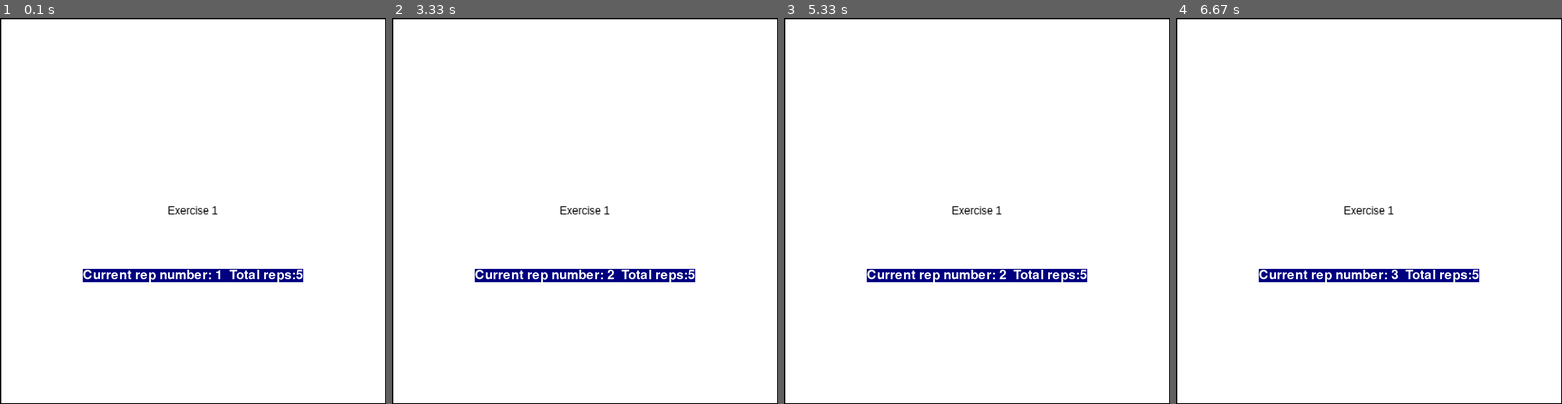
Above: before the commit, frames 1-4 (left to right).
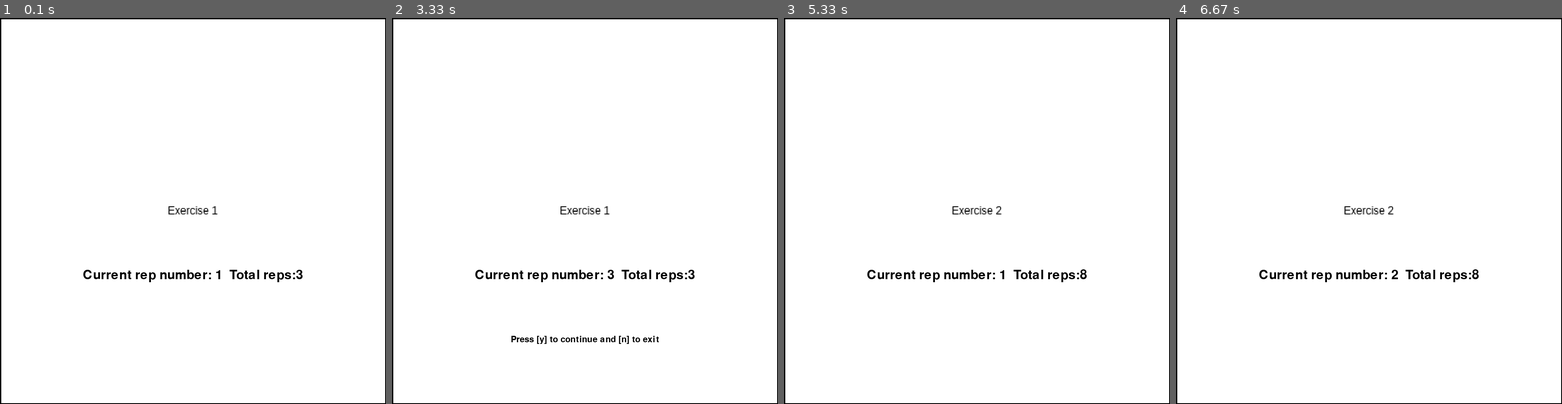
Above: after the commit, the same moments.

Repository: harveyrutland/HRI
Game: pygame game, started from pygameScript.py
Two runs of this game, one before a commit and one after it. Both use one fixed random seed, a clock stepped at 60 frames per second and the inputs below.
Inputs:
- Up to frame 1 (0.1 s): no input
- Up to frame 2 (3.33 s): no input
- Up to frame 3 (5.33 s): tap Y at 3.33, 5.13 s; tap Enter at 3.67 s
- Up to frame 4 (6.67 s): no input

The runs differ from the first frame. In frame 1, 2.0% of the frame differs, in the area x 21-79%, y 65-69%; in frame 2, 2.2%, in the area x 21-79%, y 65-85%; in frame 3, 2.0%; in frame 4, 2.0%.

Commit message:
continue and exit keys added

Diff:
--- a/pygameScript.py
+++ b/pygameScript.py
@@ -3,13 +3,14 @@
 import time
 import numpy as np
 import itertools
+from pygame.locals import *
 
 pygame.init()
 
 #variables
-white = (255, 255, 255)
+white = (0, 0, 0)
 green = (0, 255, 0)
-blue = (0, 0, 128)
+blue = (255, 255, 255)
 X = 900
 Y = 900
 display_surface = pygame.display.set_mode((X, Y))
@@ -33,7 +34,7 @@
 
 
 ex_dict = {
-    exercise1 : 5,
+    exercise1 : 3,
     exercise2 : 8,
     exercise3 : 40,
     exercise4 : 50,
@@ -45,19 +46,15 @@
     current_time = pygame.time.get_ticks()
     # print("cxurrent time %d" %current_time)
     # print("start time %d" %initiated_time)
-
-
-
     delta = current_time - initiated_time
     # print("time delta %d" %delta)
-    replist = np.arange(0, rep)
-    print("rep number %d" %rep)
-    if (delta) >= 3000 :
+    # print("rep number %d" %rep)
+    if (delta) >= 1500 :
 
         initiated_time = starttime_reset()
 
         new_count = count+1
-        print(rep)
+        # print(rep)
         if new_count > rep-1:
             keynum +=1
             count = 0
@@ -73,6 +70,40 @@
     return time
 
 
+def print_repCount():
+    string = 'Current rep number: {}  Total reps:{}'.format(count + 1, rep_count)
+    text = font.render(string, True, white, blue)
+    textRect = text.get_rect()
+    textRect.center = (X // 2, Y // 1.5)
+    display_surface.blit(text, textRect)
+
+def print_continue():
+    string = 'Press [y] to continue and [n] to exit'
+    font = pygame.font.Font('freesansbold.ttf', 20)
+    text = font.render(string, True, white, blue)
+    textRect = text.get_rect()
+    textRect.center = (X // 2, Y // 1.2)
+    display_surface.blit(text, textRect)
+    wait = 1
+    return wait
+
+
+
+
+
+def waiting(wait):
+    while True:
+        for event in pygame.event.get():
+            if event.type == pygame.QUIT:
+                quit()
+
+            elif event.type == pygame.KEYDOWN:
+                if event.key == pygame.K_y:
+                    wait = 0
+                    return
+                elif event.key == pygame.K_n:
+                    quit()
+
 
 
 
@@ -83,27 +114,39 @@
 pygame.display.set_caption('test routine')
 start_time = starttime_reset()
 count = 0
+wait = 0
 while True:
     pygame.display.update()
 
+    exercise = list(ex_dict.keys())[keynum]
 
-    # print(list(ex_dict.keys())[0])
-    exercise = list(ex_dict.keys())[keynum]
-    print("keynum is %d" %keynum)
+
+
+    if wait == 1:
+        wait = waiting(wait)
+
+
+
+
     exercise1 = pygame.transform.scale(exercise, (900, 900))
     display_surface.blit(exercise1, (0, 0))
     rep_count = ex_dict[exercise]
-    string = 'Current rep number: {}  Total reps:{}'.format(count + 1, rep_count)
-    text = font.render(string, True, white, blue)
-
-    textRect = text.get_rect()
-    textRect.center = (X // 2, Y // 1.5)
-    display_surface.blit(text, textRect)
 
 
-    print("count number %d" %count)
+
+
+
+    # print("count number %d" %count)
 
     start_time, count, keynum = count_routine(rep_count, start_time, count, keynum)
+    print(count)
+    print(rep_count)
+    print_repCount()
+
+
+    if count == rep_count-1:
+        wait = print_continue()
+
 
 
     # if pygame.key.get_pressed()[pygame.K_a ]:
